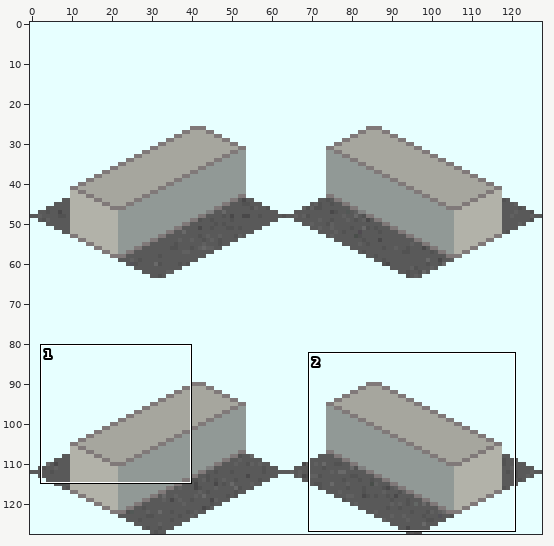
Two states of a sprite sheet, source/png/Subway_Station_Gateway_Single_S2.png. The picture above shows the old version from afar; the outline marks the close-up.
Close-up. Old version:
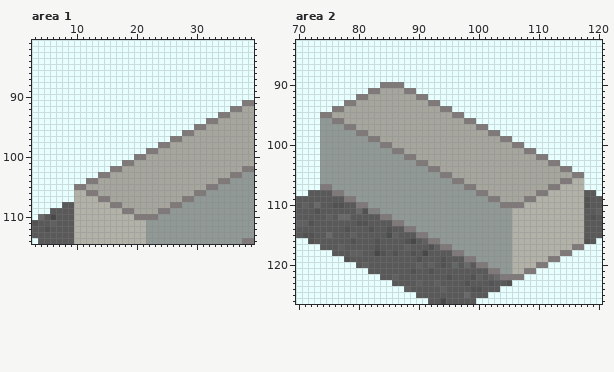
The file is 128x128 pixels. Colours within 5 levels of each other are drawn and written as one. Shown: area 1: x 3..39, y 81..114; area 2: x 70..120, y 83..126. The commit also changed other parts of the picture, which this record leaves out.
After the commit:
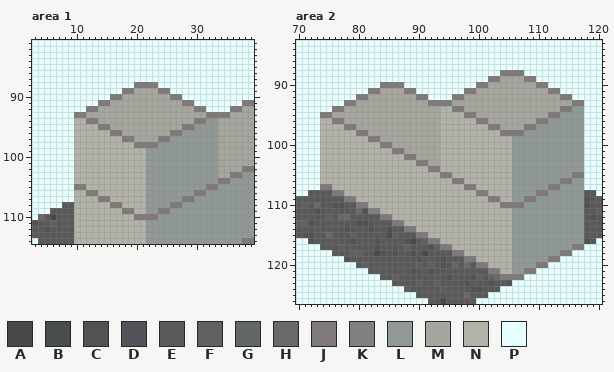
Palette (. is transparent): A #494849  B #494e4a  C #525252  D #535258  E #595959  F #606060  G #636765  H #696969  J #807979  K #808080  L #919996  M #a6a69e  N #b2b2a9  P #e7ffff
The exact change:
Area 1:
y 88: x 20..23 PPPP -> JJJJ
y 89: x 18..25 PPPPPPPP -> JJMMMMJJ
y 90: x 16..27 PPPPPPPPPPPP -> JJMMMMMMMMJJ
y 91: x 14..29 PPPPPPPPPPPPPPPP -> JJMMMMMMMMMMMMJJ
y 92: x 12..31 PPPPPPPPPPPPPPPPPPPP -> JJMMMMMMMMMMMMMMMMJJ
y 93: x 10..33 PPPPPPPPPPPPPPPPPPPPPPPP -> JJMMMMMMMMMMMMMMMMMMMMJJ
y 94: x 10..33 PPPPPPPPPPPPPPPPPPPPPPJJ -> NNJJMMMMMMMMMMMMMMMMJJLL
y 95: x 10..33 PPPPPPPPPPPPPPPPPPPPJJMM -> NNNNJJMMMMMMMMMMMMJJLLLL
y 96: x 10..33 PPPPPPPPPPPPPPPPPPJJMMMM -> NNNNNNJJMMMMMMMMJJLLLLLL
y 97: x 10..33 PPPPPPPPPPPPPPPPJJMMMMMM -> NNNNNNNNJJMMMMJJLLLLLLLL
y 98: x 10..33 PPPPPPPPPPPPPPJJMMMMMMMM -> NNNNNNNNNNJJJJLLLLLLLLLL
y 99: x 10..33 PPPPPPPPPPPPJJMMMMMMMMMM -> NNNNNNNNNNNNLLLLLLLLLLLL
y 100: x 10..33 PPPPPPPPPPJJMMMMMMMMMMMM -> NNNNNNNNNNNNLLLLLLLLLLLL
y 101: x 10..33 PPPPPPPPJJMMMMMMMMMMMMMM -> NNNNNNNNNNNNLLLLLLLLLLLL
y 102: x 10..33 PPPPPPJJMMMMMMMMMMMMMMMM -> NNNNNNNNNNNNLLLLLLLLLLLL
y 103: x 10..33 PPPPJJMMMMMMMMMMMMMMMMMM -> NNNNNNNNNNNNLLLLLLLLLLLL
y 104: x 10..33 PPJJMMMMMMMMMMMMMMMMMMMM -> NNNNNNNNNNNNLLLLLLLLLLLL
y 105: x 12..31 MMMMMMMMMMMMMMMMMMMM -> NNNNNNNNNNLLLLLLLLLL
y 106: x 14..29 MMMMMMMMMMMMMMMM -> NNNNNNNNLLLLLLLL
y 107: x 16..27 MMMMMMMMMMMM -> NNNNNNLLLLLL
y 108: x 18..25 MMMMMMMM -> NNNNLLLL
y 109: x 20..23 MMMM -> NNLL
Area 2:
y 88: x 104..107 PPPP -> JJJJ
y 89: x 102..109 PPPPPPPP -> JJMMMMJJ
y 90: x 100..111 PPPPPPPPPPPP -> JJMMMMMMMMJJ
y 91: x 98..113 PPPPPPPPPPPPPPPP -> JJMMMMMMMMMMMMJJ
y 92: x 96..115 PPPPPPPPPPPPPPPPPPPP -> JJMMMMMMMMMMMMMMMMJJ
y 93: x 94..117 PPPPPPPPPPPPPPPPPPPPPPPP -> JJMMMMMMMMMMMMMMMMMMMMJJ
y 94: x 94..117 JJPPPPPPPPPPPPPPPPPPPPPP -> NNJJMMMMMMMMMMMMMMMMJJLL
y 95: x 94..117 MMJJPPPPPPPPPPPPPPPPPPPP -> NNNNJJMMMMMMMMMMMMJJLLLL
y 96: x 74..75 LL -> NN; x 94..117 MMMMJJPPPPPPPPPPPPPPPPPP -> NNNNNNJJMMMMMMMMJJLLLLLL
y 97: x 74..77 LLLL -> NNNN; x 94..117 MMMMMMJJPPPPPPPPPPPPPPPP -> NNNNNNNNJJMMMMJJLLLLLLLL
y 98: x 74..79 LLLLLL -> NNNNNN; x 94..117 MMMMMMMMJJPPPPPPPPPPPPPP -> NNNNNNNNNNJJJJLLLLLLLLLL
y 99: x 74..81 LLLLLLLL -> NNNNNNNN; x 94..117 MMMMMMMMMMJJPPPPPPPPPPPP -> NNNNNNNNNNNNLLLLLLLLLLLL
y 100: x 74..83 LLLLLLLLLL -> NNNNNNNNNN; x 94..117 MMMMMMMMMMMMJJPPPPPPPPPP -> NNNNNNNNNNNNLLLLLLLLLLLL
y 101: x 74..85 LLLLLLLLLLLL -> NNNNNNNNNNNN; x 94..117 MMMMMMMMMMMMMMJJPPPPPPPP -> NNNNNNNNNNNNLLLLLLLLLLLL
y 102: x 74..87 LLLLLLLLLLLLLL -> NNNNNNNNNNNNNN; x 94..117 MMMMMMMMMMMMMMMMJJPPPPPP -> NNNNNNNNNNNNLLLLLLLLLLLL
y 103: x 74..89 LLLLLLLLLLLLLLLL -> NNNNNNNNNNNNNNNN; x 94..117 MMMMMMMMMMMMMMMMMMJJPPPP -> NNNNNNNNNNNNLLLLLLLLLLLL
y 104: x 74..91 LLLLLLLLLLLLLLLLLL -> NNNNNNNNNNNNNNNNNN; x 94..117 MMMMMMMMMMMMMMMMMMMMJJPP -> NNNNNNNNNNNNLLLLLLLLLLLL
y 105: x 74..93 LLLLLLLLLLLLLLLLLLLL -> NNNNNNNNNNNNNNNNNNNN; x 96..115 MMMMMMMMMMMMMMMMMMMM -> NNNNNNNNNNLLLLLLLLLL
y 106: x 74..95 LLLLLLLLLLLLLLLLLLLLLL -> NNNNNNNNNNNNNNNNNNNNNN; x 98..113 MMMMMMMMMMMMMMMM -> NNNNNNNNLLLLLLLL; x 116..117 NN -> LL
y 107: x 76..97 LLLLLLLLLLLLLLLLLLLLLL -> NNNNNNNNNNNNNNNNNNNNNN; x 100..111 MMMMMMMMMMMM -> NNNNNNLLLLLL; x 114..117 NNNN -> LLLL
y 108: x 78..99 LLLLLLLLLLLLLLLLLLLLLL -> NNNNNNNNNNNNNNNNNNNNNN; x 102..109 MMMMMMMM -> NNNNLLLL; x 112..117 NNNNNN -> LLLLLL
y 109: x 80..101 LLLLLLLLLLLLLLLLLLLLLL -> NNNNNNNNNNNNNNNNNNNNNN; x 104..107 MMMM -> NNLL; x 110..117 NNNNNNNN -> LLLLLLLL
y 110: x 82..103 LLLLLLLLLLLLLLLLLLLLLL -> NNNNNNNNNNNNNNNNNNNNNN; x 108..117 NNNNNNNNNN -> LLLLLLLLLL
y 111: x 84..117 LLLLLLLLLLLLLLLLLLLLLLNNNNNNNNNNNN -> NNNNNNNNNNNNNNNNNNNNNNLLLLLLLLLLLL
y 112: x 86..117 LLLLLLLLLLLLLLLLLLLLNNNNNNNNNNNN -> NNNNNNNNNNNNNNNNNNNNLLLLLLLLLLLL
y 113: x 88..117 LLLLLLLLLLLLLLLLLLNNNNNNNNNNNN -> NNNNNNNNNNNNNNNNNNLLLLLLLLLLLL
y 114: x 90..117 LLLLLLLLLLLLLLLLNNNNNNNNNNNN -> NNNNNNNNNNNNNNNNLLLLLLLLLLLL
y 115: x 92..117 LLLLLLLLLLLLLLNNNNNNNNNNNN -> NNNNNNNNNNNNNNLLLLLLLLLLLL
y 116: x 94..117 LLLLLLLLLLLLNNNNNNNNNNNN -> NNNNNNNNNNNNLLLLLLLLLLLL
y 117: x 96..115 LLLLLLLLLLNNNNNNNNNN -> NNNNNNNNNNLLLLLLLLLL
y 118: x 98..113 LLLLLLLLNNNNNNNN -> NNNNNNNNLLLLLLLL
y 119: x 100..111 LLLLLLNNNNNN -> NNNNNNLLLLLL
y 120: x 102..109 LLLLNNNN -> NNNNLLLL
y 121: x 104..107 LLNN -> NNLL
